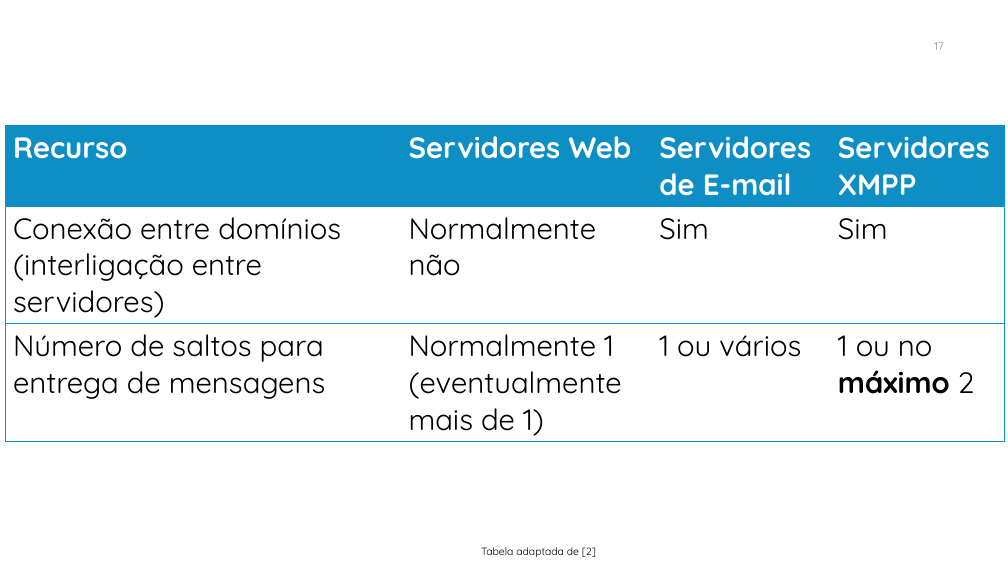
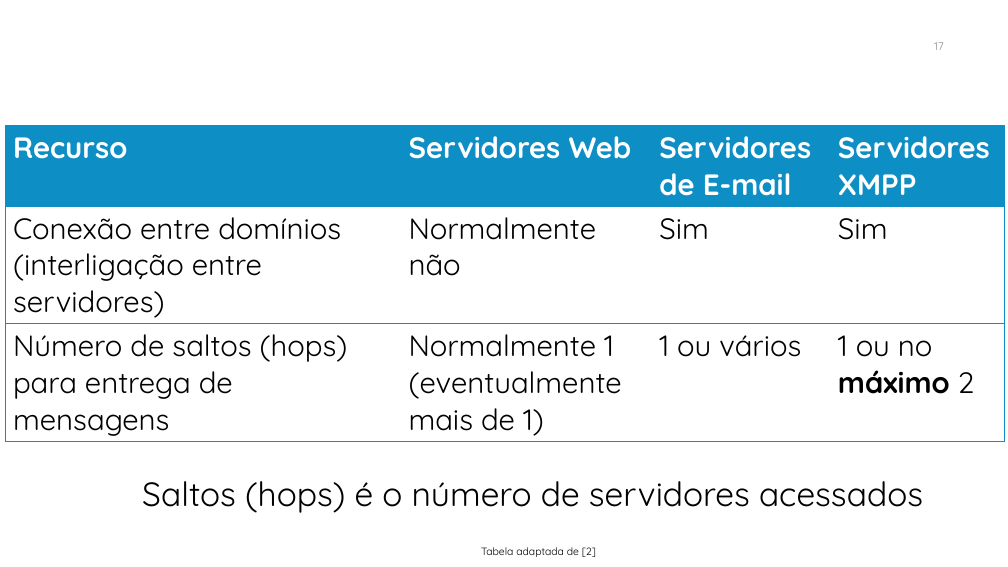
Before and after one commit to manoelcampos/sistemas-distribuidos, a slide deck: slide 17 of projects/03-xmpp/xmpp.pptx. Drawn at 1008x567 pixels with LibreOffice and Linux fonts; fonts in the diff are those of the drawing; background and template pictures are left out. Boxes give left, top, right and bottom in pixels: in the first picture for what was removed or moved away, otherwise in the second. Text is boxed around its words. In the diff, an @@ line names an element or a change of style, - is before the commit and + after.

```diff
--- a/projects/03-xmpp/xmpp.pptx
+++ b/projects/03-xmpp/xmpp.pptx
@@ table at bbox=[5, 126, 1004, 440] @@
-row 3, column 1: Número de saltos para entrega de mensagens
+row 3, column 1: Número de saltos (hops) para entrega de mensagens
@@ text added at bbox=[142, 481, 923, 513], 32 pt, text #000000 @@
+Saltos (hops) é o número de servidores acessados
```
Also in this commit, not shown: 5 other slides changed, 1 slide added.
